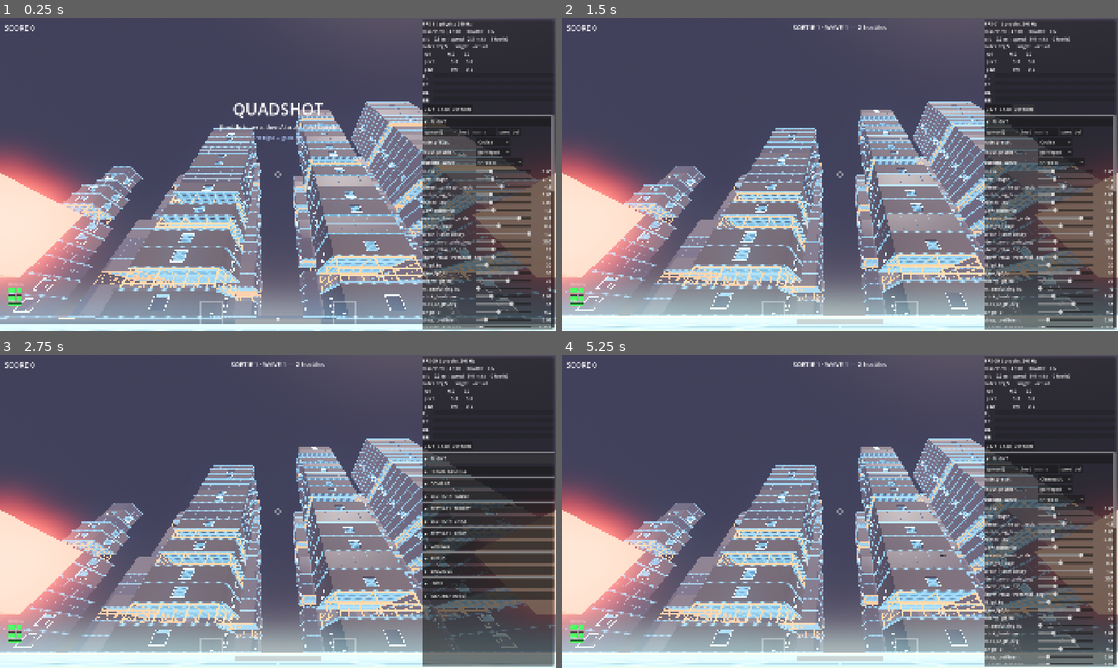
Above: before the commit, frames 1-4 (two rows, left to right).
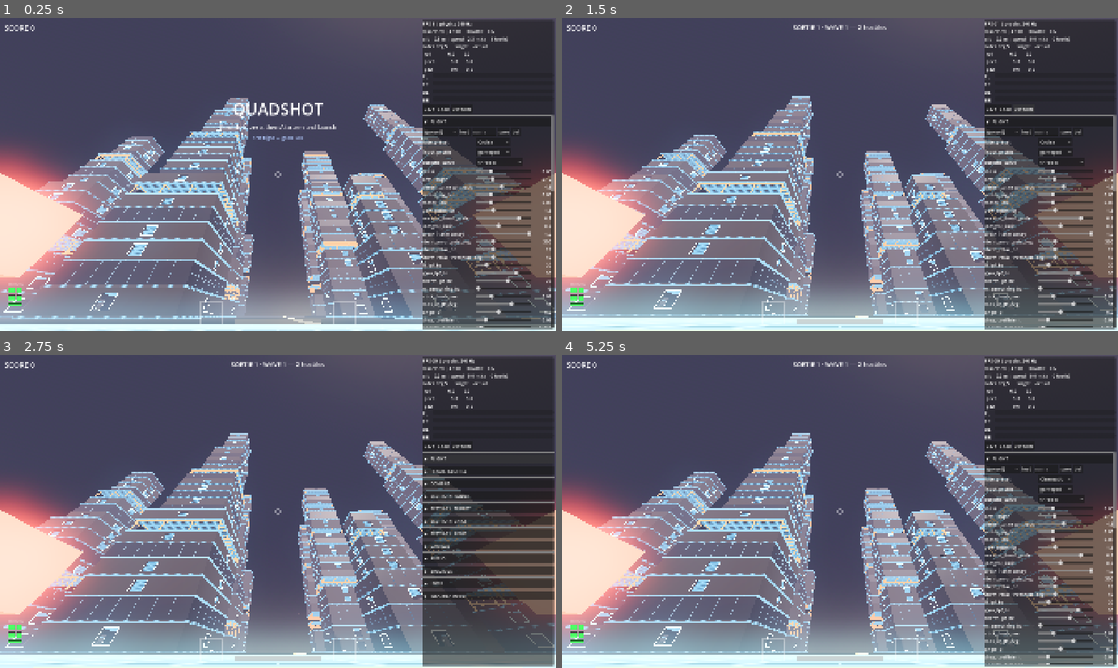
Above: after the commit, the same moments.

Repository: EhudVardi/QuadShot
Game: Godot game, scene res://scenes/city_map.tscn
Same seed, same stepped clock (60 frames per second), same inputs: the game is played once before the commit and once after it. This scene is started directly instead of the project's main scene.
Inputs:
- Up to frame 1 (0.25 s): no input
- Up to frame 2 (1.5 s): tap Enter (arm_toggle) at 0.5, 0.6 s; hold Right (ui_right) 0.53-1.25 s; click "Defaults" at 1.25 s
- Up to frame 3 (2.75 s): click "▼ FLIGHT" at 2 s
- Up to frame 4 (5.25 s): click "▶ FLIGHT" at 2.75 s; click "del" at 3.5 s; click "Cruise" at 4.25 s; click "gamepad" at 5 s

The runs differ from the first frame. In frame 1, 28% of the frame differs, in the area x 0-100%, y 25-98%; in frame 2, 28%, in the area x 0-100%, y 24-96%; in frame 3, 27%; in frame 4, 28%.

Commit message:
B3/B4 v1.54: road hierarchy — a main avenue + varied block grain
The city grid was a uniform stamp. Replace the single-pitch model with
per-column widths and per-row depths (varied grain, floored at MIN_BLOCK),
keeping whole columns/rows at one size so streets stay straight. Seed one
interior vertical street as a wide MAIN AVENUE (avenue_mult x road_width,
middle-biased) running the flight direction — a canyon to fly down, its
centerline drawn thicker so the hierarchy reads from the air.

No-overlap holds by construction (footprints cap to the block's smaller
dimension minus margin). city_layout_check now asserts the avenue is valid
and seed-stable. Human-flown at 144 FPS on the 4x3 city map; avenue reads
as the main street, grain reads as a city rather than a scatter.

Diff:
--- a/scripts/environment/city_layout.gd
+++ b/scripts/environment/city_layout.gd
@@ -1,24 +1,34 @@
 class_name CityLayout
 extends Node3D
 
-## A seeded city-block layout (GAMEPLAY-DESIGN B4, v1.52). Places WorldBuildings
-## on a cols×rows grid of blocks separated by roads, so the "streets" are a real
-## connected grid, not a scatter (the user's flag: "no continuity, not arranged
-## by street blocks"). Deterministic: same seed = same city. No building can
-## overlap another — each footprint is capped to its block, and blocks sit a
-## full road-width apart, so the streets never close up. Amber centerlines mark
-## the roads. First client: the dev room; the game-world city is this node at
+## A seeded city-block layout with ROAD HIERARCHY (GAMEPLAY-DESIGN B4,
+## v1.52 → v1.54). The grid is no longer uniform: block widths vary per column
+## and depths per row (varied grain), and one interior street is a wide MAIN
+## AVENUE running the flight direction (-Z) — a canyon you fly straight down.
+## Straight streets are preserved — a whole column shares one width, a whole row
+## one depth — so the network still reads as a grid, not a scatter.
+## Deterministic: same seed = same city. No building overlaps another — each
+## footprint is capped to its own block, and blocks sit a full street apart, so
+## the streets never close up. Amber centerlines mark the roads (the avenue's is
+## thicker). First client: the dev room; the game-world city is this node at
 ## scale.
 
 @export var layout_seed: int = 1
 @export var cols: int = 3
 @export var rows: int = 2
-## Buildable area per block; a building's footprint is capped to it (minus a
-## margin), which is what guarantees the streets stay open.
+## BASE buildable block size; the per-column width / per-row depth varies around
+## it (see block_variation) so the grain isn't a uniform stamp. A building's
+## footprint is capped to its block (minus a margin), which keeps streets open.
 @export var block_size: float = 32.0
-## Gap between blocks — the street. Wide by design (the user's ask).
+## Per-axis block-size variation: each column width / row depth is
+## block_size × randf_range(1 - v, 1 + v·0.5), floored at MIN_BLOCK.
+@export var block_variation: float = 0.28
+## Base side-street width — the gap between blocks. Wide by design.
 @export var road_width: float = 16.0
-## Row 0 sits at this local z; rows march into -Z.
+## The main avenue is this multiple of road_width. One interior vertical street,
+## chosen near the middle, becomes the avenue (needs cols ≥ 3 and mult ≥ 2).
+@export var avenue_mult: float = 2.4
+## Row 0 sits at this local z; rows march into -Z (the flight direction).
 @export var front_z: float = -64.0
 @export var min_floors: int = 12
 @export var max_floors: int = 34
@@ -30,34 +40,91 @@
 const ROADLINE_COLOR: Color = Color(1.0, 0.75, 0.2)
 const ROADLINE_ENERGY: float = 2.5
 const ROADLINE_WIDTH: float = 0.5
+## The avenue's centerline is this much thicker, so the hierarchy reads at speed.
+const AVENUE_LINE_MULT: float = 2.6
 ## Minimum gap between a footprint and its block edge (keeps streets clear).
 const BUILDING_MARGIN: float = 4.0
+## A block never shrinks below this — always room for a real building.
+const MIN_BLOCK: float = 20.0
 ## Dark paved base under the whole grid — the street surface, so the roads read
 ## as a continuous ground, not gaps between towers.
 const ASPHALT_COLOR: Color = Color(0.035, 0.04, 0.05)
 
+# Grid geometry, computed in _ready before any building spawns.
+var _col_x: Array[float] = []       ## centre x of each column
+var _col_w: Array[float] = []       ## block width of each column
+var _row_z: Array[float] = []       ## centre z of each row
+var _row_d: Array[float] = []       ## block depth of each row
+var _avenue_street: int = -1        ## interior street index that is the avenue
+
 
 func _ready() -> void:
 	var rng := RandomNumberGenerator.new()
 	rng.seed = layout_seed
-	var pitch: float = block_size + road_width
-	var col0_x: float = -(cols - 1) * 0.5 * pitch
-	_build_ground(pitch)
-	_build_roads(pitch, col0_x)
+	_lay_grid(rng)
+	_build_ground()
+	_build_roads()
 	for r: int in rows:
 		for c: int in cols:
 			if rng.randf() < empty_chance:
 				continue
-			_spawn_building(rng, r, c, col0_x + c * pitch, front_z - r * pitch)
-
-
-func _spawn_building(rng: RandomNumberGenerator, r: int, c: int,
-		bx: float, bz: float) -> void:
+			_spawn_building(rng, r, c)
+
+
+## Compute per-column widths + per-row depths (varied grain) and their cumulative
+## centres, with one wide avenue street. Centres the grid on x = 0; row 0 stays
+## at front_z. Interior vertical street `i` (i in 1..cols-1) sits left of column
+## i; the avenue is one such street, so it runs the full depth in -Z.
+func _lay_grid(rng: RandomNumberGenerator) -> void:
+	for _c: int in cols:
+		_col_w.append(_block_dim(rng))
+	for _r: int in rows:
+		_row_d.append(_block_dim(rng))
+	# Pick the avenue: an interior street, biased toward the middle (best of two).
+	if cols >= 3 and avenue_mult >= 2.0:
+		_avenue_street = rng.randi_range(1, cols - 1)
+		var alt: int = rng.randi_range(1, cols - 1)
+		if absi(alt - cols / 2) < absi(_avenue_street - cols / 2):
+			_avenue_street = alt
+	# X centres: walk left→right accumulating block widths + streets, then shift
+	# so the built span is centred on 0.
+	var x: float = 0.0
+	for c: int in cols:
+		_col_x.append(x + _col_w[c] * 0.5)
+		x += _col_w[c]
+		if c < cols - 1:
+			x += _street_width(c + 1)   # street to the right of column c
+	var shift: float = x * 0.5
+	for c: int in cols:
+		_col_x[c] -= shift
+	# Z centres: row 0 at front_z, march into -Z (side streets, no cross-avenue).
+	_row_z.append(front_z)
+	for r: int in range(1, rows):
+		_row_z.append(_row_z[r - 1]
+				- (_row_d[r - 1] * 0.5 + road_width + _row_d[r] * 0.5))
+
+
+## A varied block dimension (column width or row depth), floored so it always
+## holds a building.
+func _block_dim(rng: RandomNumberGenerator) -> float:
+	return maxf(MIN_BLOCK,
+			block_size * rng.randf_range(1.0 - block_variation, 1.0 + block_variation * 0.5))
+
+
+## Width of the interior vertical street with index `i` (between column i-1 and
+## i) — the avenue if it was chosen, else a plain side street.
+func _street_width(i: int) -> float:
+	return road_width * avenue_mult if i == _avenue_street else road_width
+
+
+func _spawn_building(rng: RandomNumberGenerator, r: int, c: int) -> void:
 	var floors: int = rng.randi_range(min_floors, max_floors)
-	# Taller → wider, capped to the block so a tall tower never eats its street.
+	# Taller → wider, capped to the block's smaller dimension so a tower never
+	# eats its street.
 	var lean: float = float(floors - min_floors) / maxf(float(max_floors - min_floors), 1.0)
+	var block: float = minf(_col_w[c], _row_d[r])
 	var fp: float = clampf(16.0 + lean * 18.0 + rng.randf_range(-3.0, 3.0),
-			16.0, block_size - BUILDING_MARGIN)
+			16.0, block - BUILDING_MARGIN)
 	var building := WorldBuilding.new()
 	# A distinct, stable seed per block so each building is its own thing.
 	building.building_seed = layout_seed * 131 + (r * cols + c)
@@ -68,27 +135,44 @@
 	if rng.randf() < setback_chance:
 		building.setback_tiers = rng.randi_range(3, 4)
 		building.top_footprint = fp * rng.randf_range(0.45, 0.6)
-	building.position = Vector3(bx, 0.0, bz)
+	building.position = Vector3(_col_x[c], 0.0, _row_z[r])
 	add_child(building)
 
 
-## Amber centerlines down every street (both directions, incl. the perimeter),
-## so the block grid reads as a connected road network.
-func _build_roads(pitch: float, col0_x: float) -> void:
+## A centerline down every street (both axes, incl. the perimeter), so the block
+## grid reads as a connected road network; the avenue's line draws thicker.
+func _build_roads() -> void:
 	var mat := StandardMaterial3D.new()
 	mat.albedo_color = ROADLINE_COLOR
 	mat.emission_enabled = true
 	mat.emission = ROADLINE_COLOR
 	mat.emission_energy_multiplier = ROADLINE_ENERGY
-	var grid_w: float = cols * pitch
-	var grid_d: float = rows * pitch
-	var mid_z: float = front_z - (rows - 1) * 0.5 * pitch
-	for c: int in cols + 1:
-		var lx: float = col0_x + (float(c) - 0.5) * pitch
-		_add_line(Vector3(ROADLINE_WIDTH, 0.05, grid_d), Vector3(lx, 0.03, mid_z), mat)
-	for r: int in rows + 1:
-		var lz: float = front_z - (float(r) - 0.5) * pitch
-		_add_line(Vector3(grid_w, 0.05, ROADLINE_WIDTH), Vector3(0.0, 0.03, lz), mat)
+	var left: float = _col_x[0] - _col_w[0] * 0.5
+	var right: float = _col_x[cols - 1] + _col_w[cols - 1] * 0.5
+	var front: float = _row_z[0] + _row_d[0] * 0.5
+	var back: float = _row_z[rows - 1] - _row_d[rows - 1] * 0.5
+	var city_w: float = (right - left) + 2.0 * road_width
+	var city_d: float = (front - back) + 2.0 * road_width
+	var mid_z: float = (front + back) * 0.5
+	# Vertical streets (run in Z): left perimeter, each interior street, right.
+	_add_line(Vector3(ROADLINE_WIDTH, 0.05, city_d),
+			Vector3(left - road_width * 0.5, 0.03, mid_z), mat)
+	for c: int in cols - 1:
+		var cx: float = ((_col_x[c] + _col_w[c] * 0.5)
+				+ (_col_x[c + 1] - _col_w[c + 1] * 0.5)) * 0.5
+		var lw: float = ROADLINE_WIDTH * (AVENUE_LINE_MULT if (c + 1) == _avenue_street else 1.0)
+		_add_line(Vector3(lw, 0.05, city_d), Vector3(cx, 0.03, mid_z), mat)
+	_add_line(Vector3(ROADLINE_WIDTH, 0.05, city_d),
+			Vector3(right + road_width * 0.5, 0.03, mid_z), mat)
+	# Horizontal streets (run in X): front perimeter, each interior, back.
+	_add_line(Vector3(city_w, 0.05, ROADLINE_WIDTH),
+			Vector3(0.0, 0.03, front + road_width * 0.5), mat)
+	for r: int in rows - 1:
+		var cz: float = ((_row_z[r] - _row_d[r] * 0.5)
+				+ (_row_z[r + 1] + _row_d[r + 1] * 0.5)) * 0.5
+		_add_line(Vector3(city_w, 0.05, ROADLINE_WIDTH), Vector3(0.0, 0.03, cz), mat)
+	_add_line(Vector3(city_w, 0.05, ROADLINE_WIDTH),
+			Vector3(0.0, 0.03, back - road_width * 0.5), mat)
 
 
 func _add_line(size: Vector3, at: Vector3, mat: Material) -> void:
@@ -101,19 +185,20 @@
 	add_child(line)
 
 
-## A dark paved slab under the whole grid (plus a small margin) — the road
+## A dark paved slab under the whole grid (plus a road-width margin) — the road
 ## surface the streets and blocks sit on, so the city reads as ground, not gaps.
-func _build_ground(pitch: float) -> void:
+func _build_ground() -> void:
 	var mat := StandardMaterial3D.new()
 	mat.albedo_color = ASPHALT_COLOR
 	mat.roughness = 0.95
-	var w: float = cols * pitch + road_width
-	var d: float = rows * pitch + road_width
-	var mid_z: float = front_z - (rows - 1) * 0.5 * pitch
+	var left: float = _col_x[0] - _col_w[0] * 0.5 - road_width
+	var right: float = _col_x[cols - 1] + _col_w[cols - 1] * 0.5 + road_width
+	var front: float = _row_z[0] + _row_d[0] * 0.5 + road_width
+	var back: float = _row_z[rows - 1] - _row_d[rows - 1] * 0.5 - road_width
 	var ground := MeshInstance3D.new()
 	var plane := PlaneMesh.new()
-	plane.size = Vector2(w, d)
+	plane.size = Vector2(right - left, front - back)
 	plane.material = mat
 	ground.mesh = plane
-	ground.position = Vector3(0.0, 0.02, mid_z)
+	ground.position = Vector3((left + right) * 0.5, 0.02, (front + back) * 0.5)
 	add_child(ground)
--- a/scripts/tests/city_layout_check.gd
+++ b/scripts/tests/city_layout_check.gd
@@ -1,8 +1,9 @@
 extends SceneTree
 
-## Headless check for the seeded city layout (B4, v1.52): buildings land on a
-## block grid, no two footprints overlap (the streets never close up), and the
-## same seed builds the same city.
+## Headless check for the seeded city layout (B4, v1.52 → v1.54): buildings land
+## on a block grid, no two footprints overlap (the streets never close up), one
+## interior street is picked as the avenue, and the same seed builds the same
+## city (avenue included).
 ##
 ## Run: <godot> --headless -s scripts/tests/city_layout_check.gd --path .
 
@@ -78,7 +79,15 @@
 		if not is_equal_approx(built[i].footprint, twin_built[i].footprint):
 			return _fail("same seed sized building %d differently" % i)
 
-	print("[city_layout_check] %d buildings on a grid, none overlapping, deterministic — ok"
-			% built.size())
+	# Road hierarchy: an interior street is the avenue, and the seed fixes which.
+	if _city._avenue_street < 1 or _city._avenue_street > _city.cols - 1:
+		return _fail("no valid avenue street chosen (got %d for %d cols)"
+				% [_city._avenue_street, _city.cols])
+	if twin._avenue_street != _city._avenue_street:
+		return _fail("same seed picked a different avenue (%d vs %d)"
+				% [_city._avenue_street, twin._avenue_street])
+
+	print("[city_layout_check] %d buildings on a grid, none overlapping, avenue #%d, deterministic — ok"
+			% [built.size(), _city._avenue_street])
 	print("[city_layout_check] PASS")
 	quit(0)
Not shown, changed: GAMEPLAY-DESIGN.md
